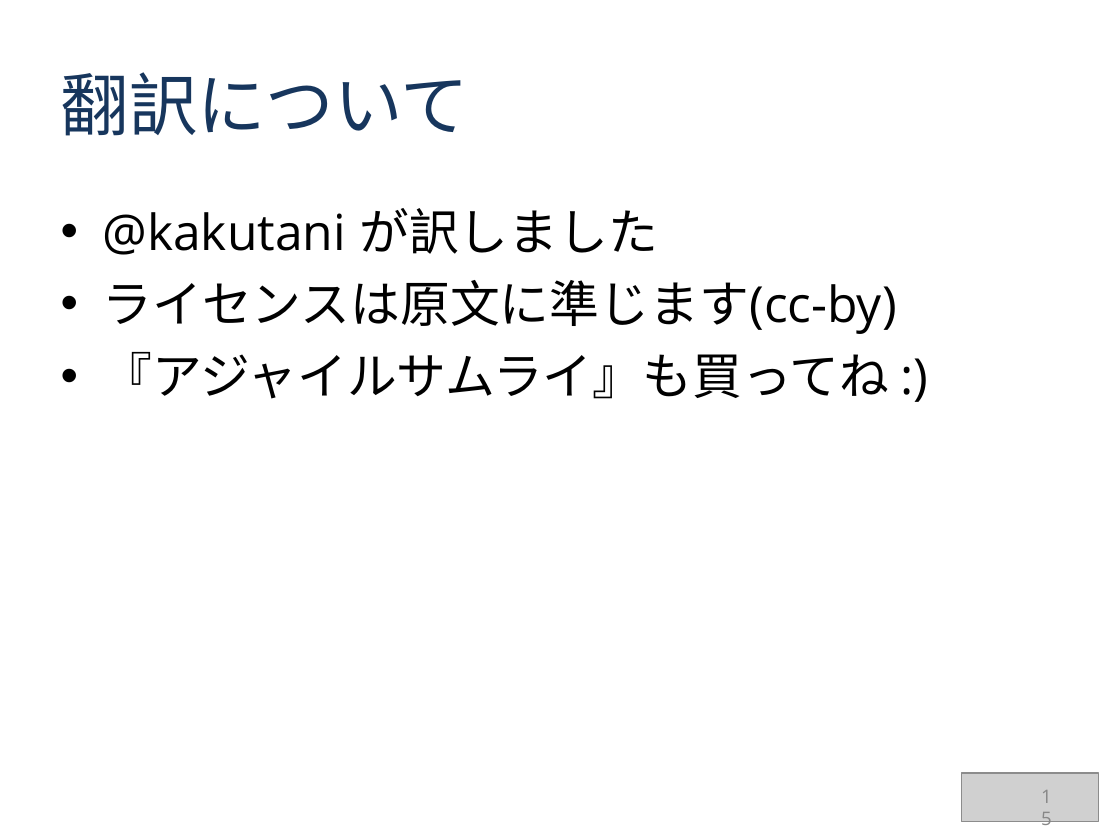
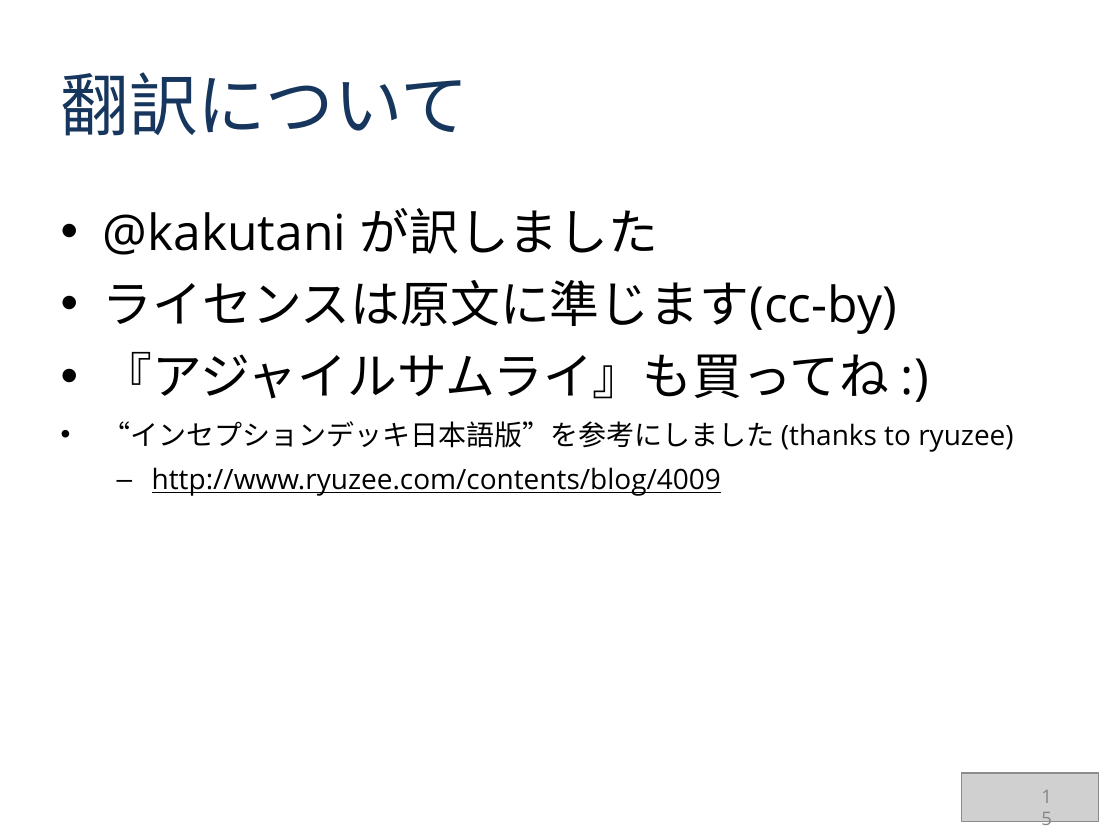
Before and after one commit to agile-samurai-ja/support, a slide deck: slide 15 of blank-inception-deck/blank-inception-deck1-ja.ppt. Drawn at 1120x840 pixels with LibreOffice and Linux fonts; fonts in the diff are those of the drawing; grey boxes stand for pictures. Boxes give left, top, right and bottom in pixels: in the first picture for what was removed or moved away, otherwise in the second. Text is boxed around its words. In the diff, an @@ line names an element or a change of style, - is before the commit and + after.

Commit message:
update blank-inception-deck1-ja.*
- ryuzee版を参考にした
-- http://www.ryuzee.com/contents/blog/4009
- pdf版も追加した

```diff
--- a/blank-inception-deck/blank-inception-deck1-ja.ppt
+++ b/blank-inception-deck/blank-inception-deck1-ja.ppt
@@ text at (103,421,1013,496): paragraphs added @@
+• “インセプションデッキ日本語版”を参考にしました (thanks to ryuzee)
+  – http://www.ryuzee.com/contents/blog/4009
```
Also in this commit, not shown: 6 other slides changed, 2 other files.
